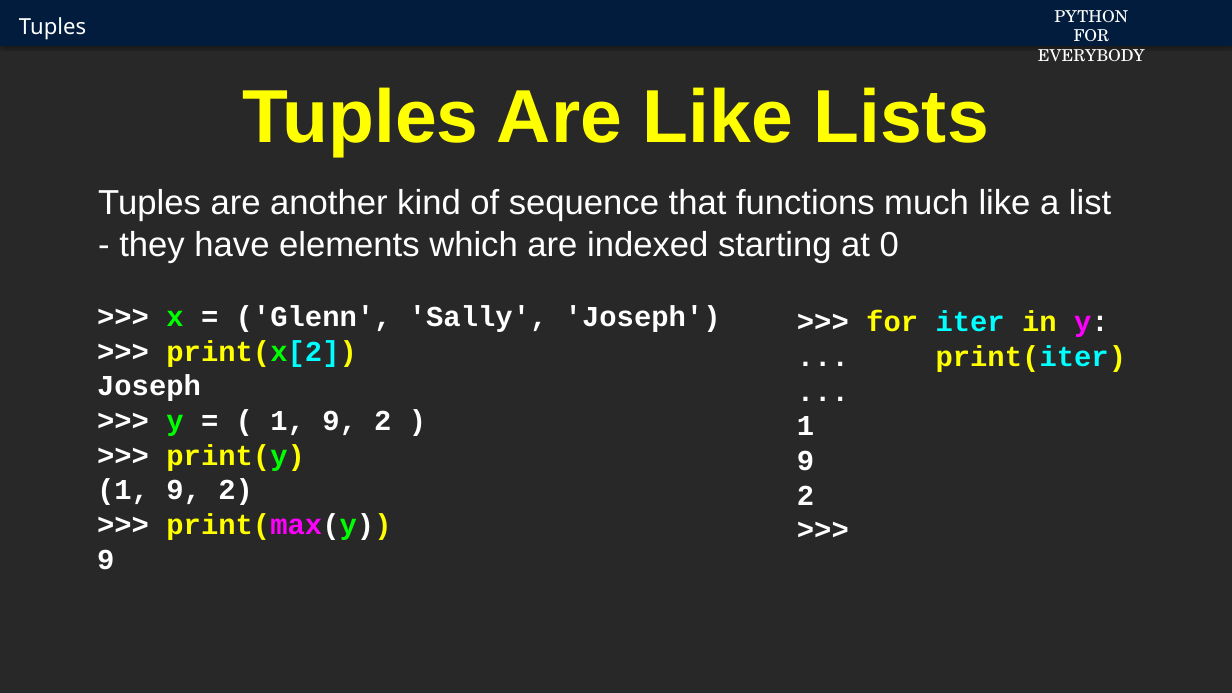
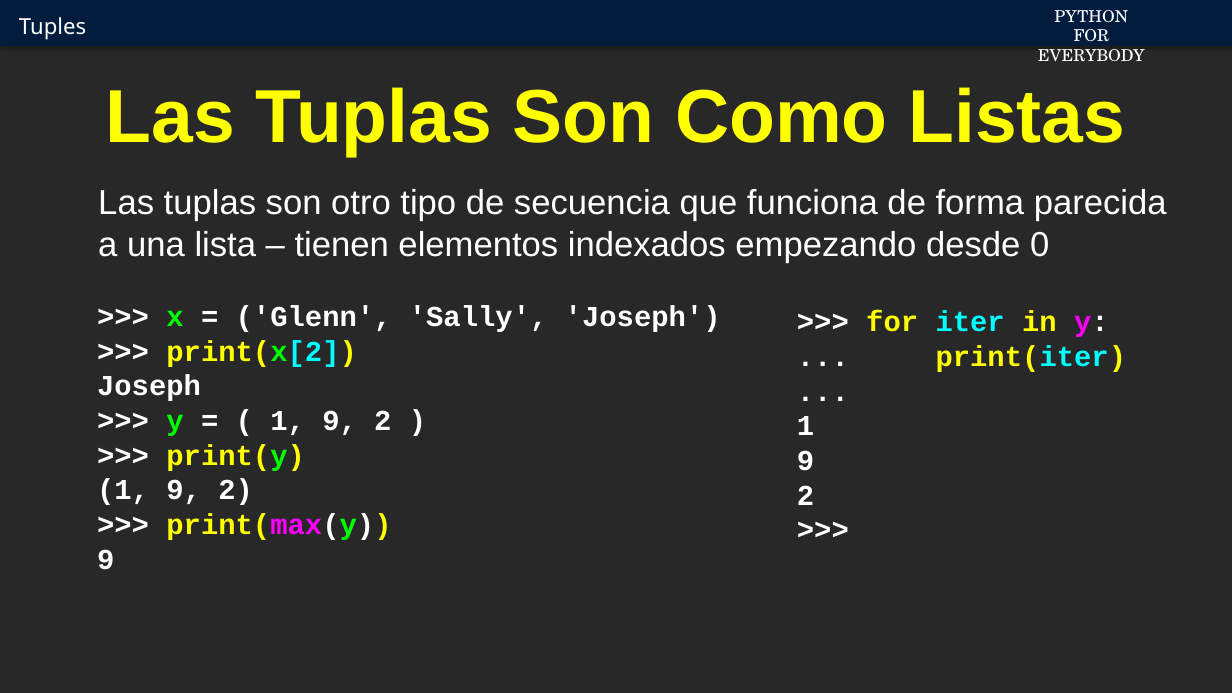
Before and after one commit to csev/py4e, a slide deck: slide 2 of ai/10.1.pptx. Drawn at 1232x693 pixels with LibreOffice and Linux fonts; fonts in the diff are those of the drawing; background and template pictures are left out. Boxes give left, top, right and bottom in pixels: in the first picture for what was removed or moved away, otherwise in the second. Text is boxed around its words. In the diff, an @@ line names an element or a change of style, - is before the commit and + after.

```diff
--- a/ai/10.1.pptx
+++ b/ai/10.1.pptx
@@ title at (106,87,1125,157): text changed @@
-Tuples Are Like Lists
+Las Tuplas Son Como Listas
@@ text at (98,189,1167,263): text changed @@
-Tuples are another kind of sequence that functions much like a list - they have elements which are indexed starting at 0
+Las tuplas son otro tipo de secuencia que funciona de forma parecida a una lista – tienen elementos indexados empezando desde 0
```
Also in this commit, not shown: 13 other slides changed, 2 slides added, 2 slides removed.
